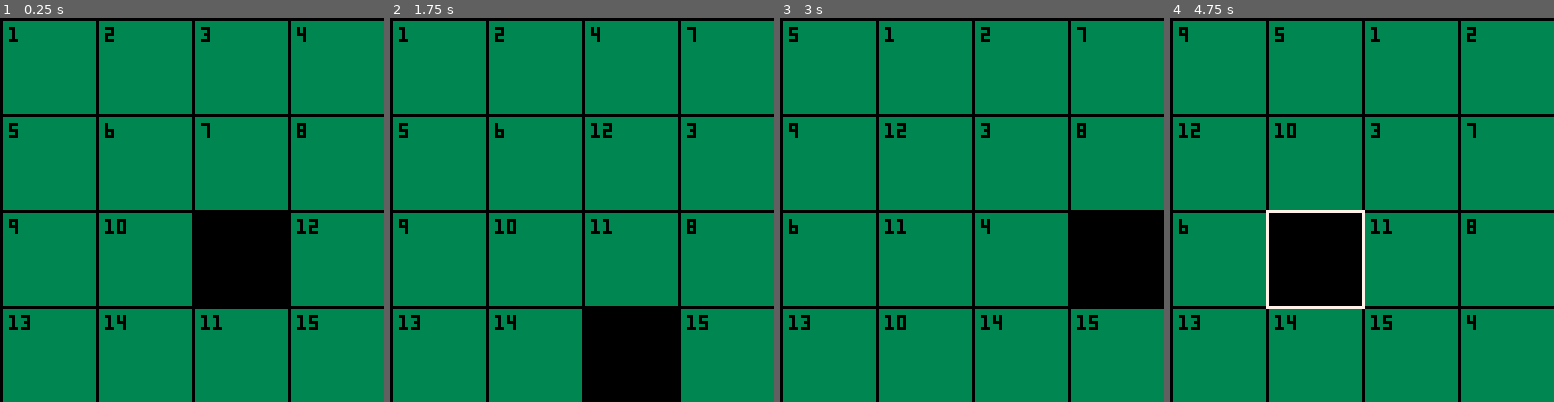
Above: before the commit, frames 1-4 (left to right).
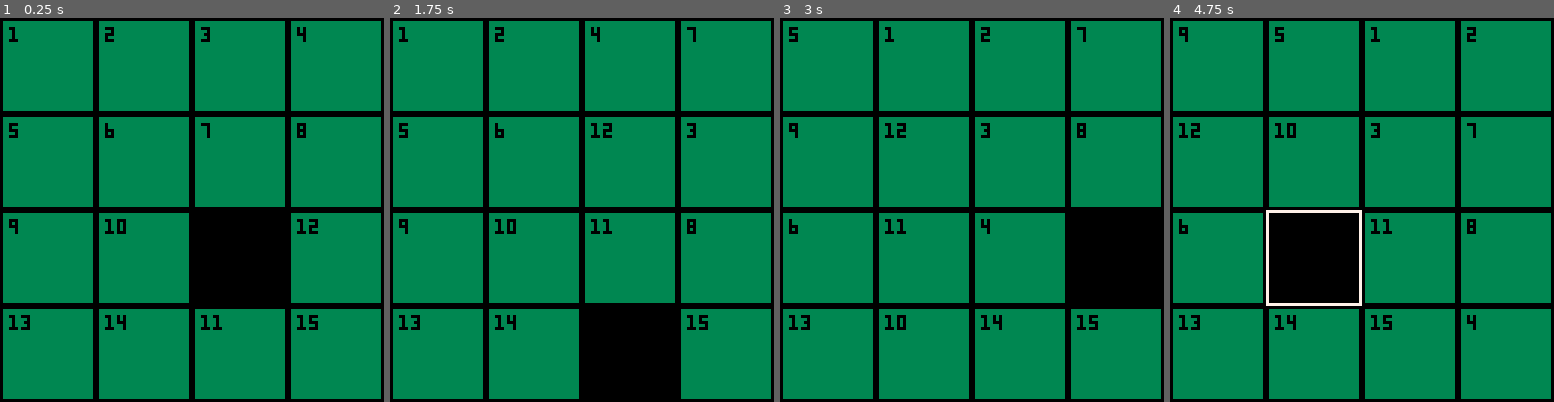
Above: after the commit, the same moments.

Repository: afunai/pico8-puzzle
Game: PICO-8 cartridge puzzle.p8
Same seed, same stepped clock (60 frames per second), same inputs: the game is played once before the commit and once after it.
Inputs:
- Up to frame 1 (0.25 s): no input
- Up to frame 2 (1.75 s): tap X (X key) at 1.07 s
- Up to frame 3 (3 s): hold Left 1.97-2.37 s; tap X (X key) at 2.07, 2.4, 2.73 s; hold Down 2.42-2.82 s; hold Right from 2.87 s (still down)
- Up to frame 4 (4.75 s): tap X (X key) every 0.33 s from 3.07 to 4.73 s; release Right at 3.53 s; hold Up 3.58-4.08 s; hold Right 4.13-4.53 s; hold Down from 4.58 s (still down)

The runs differ from the first frame. In frame 1, 5.6% of the frame differs, in the area x 0-100%, y 0-100%; in frame 2, 5.6%; in frame 3, 5.6%; in frame 4, 6.4%.

Commit message:
change border width to 2

Diff:
--- a/puzzle.lua
+++ b/puzzle.lua
@@ -69,7 +69,7 @@
       local panel_id = order[i]
       -- TODO
       rectfill(cell.x, cell.y,
-        cell.x + cell.width, cell.y + cell.height, 3)
+        cell.x + cell.width - 1, cell.y + cell.height - 1, 3)
       print(panel_id, cell.x + 2, cell.y + 2, 0)
     end
   end
@@ -86,7 +86,7 @@
     if (time() * 2 % 1 > .5) fillp(0b1010010110100101) else fillp(0b0101101001011010)
   end
   rect(cell.x - 1, cell.y - 1,
-    cell.x + cell.width + 1, cell.y + cell.height + 1, 7)
+    cell.x + cell.width, cell.y + cell.height, 7)
   fillp(0)
 end
 
